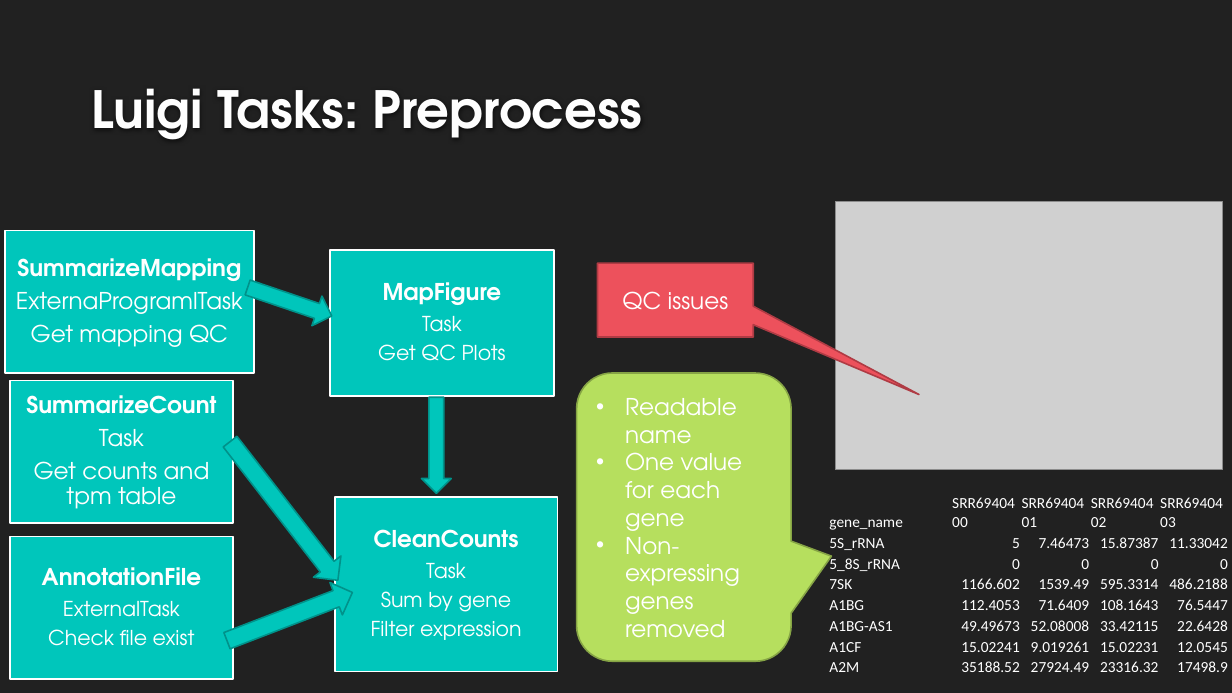
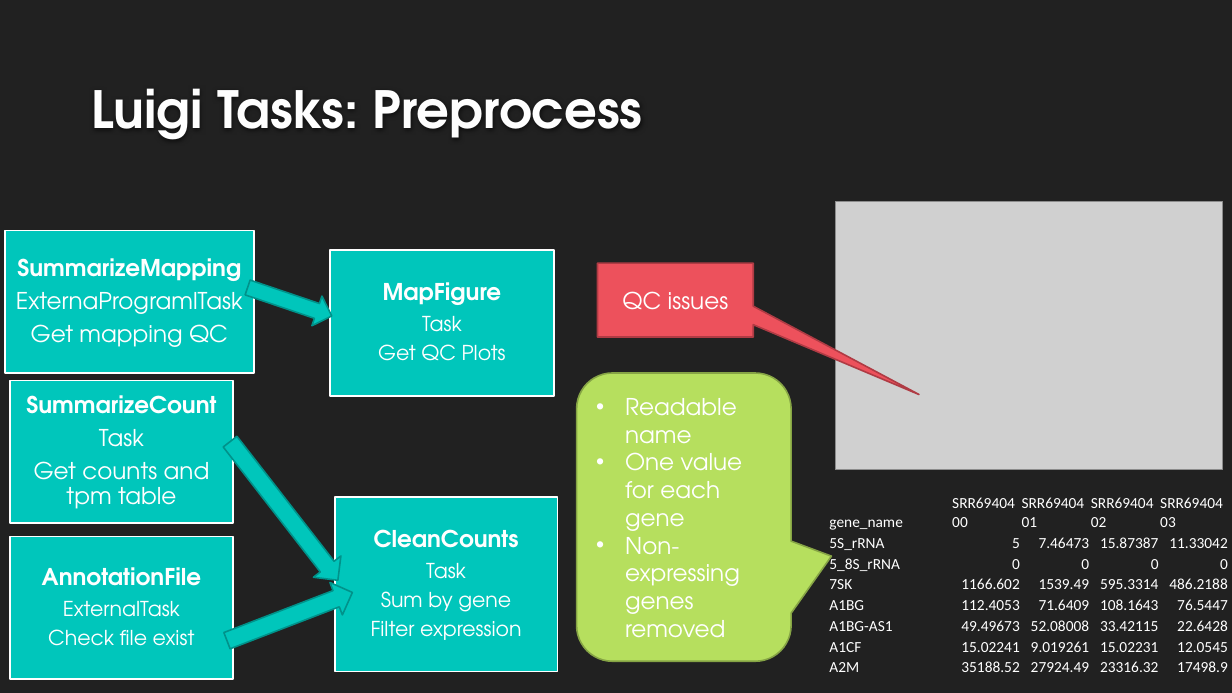
Before and after one commit to zhangchipku/luigi_RNA_seq, a slide deck: slide 12 of Using Luigi to control RNA-seq data processing pipeline.pptx. Drawn at 1232x693 pixels with LibreOffice and Linux fonts; fonts in the diff are those of the drawing; grey boxes stand for pictures; background and template pictures are left out. Boxes give left, top, right and bottom in pixels: in the first picture for what was removed or moved away, otherwise in the second. Text is boxed around its words. In the diff, an @@ line names an element or a change of style, - is before the commit and + after.

```diff
--- a/Using Luigi to control RNA-seq data processing pipeline.pptx
+++ b/Using Luigi to control RNA-seq data processing pipeline.pptx
@@ right arrow removed at (421, 397, 451, 494) @@
```
Also in this commit, not shown: 1 other slide changed, 2 slides added, 3 other files.
